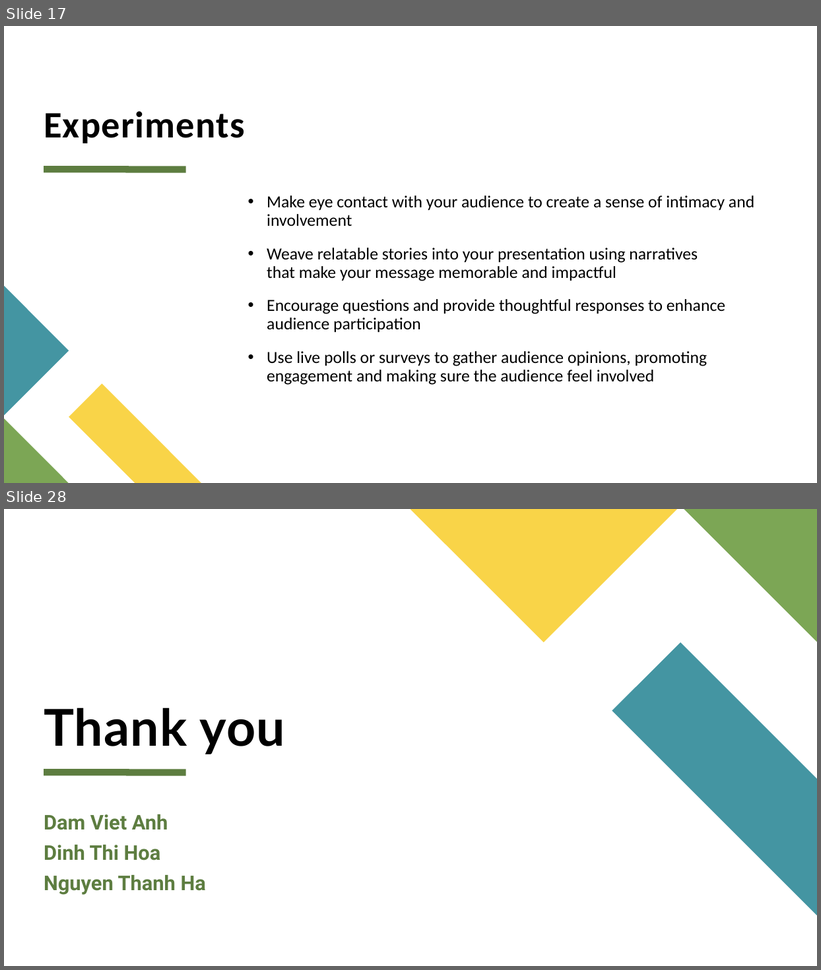
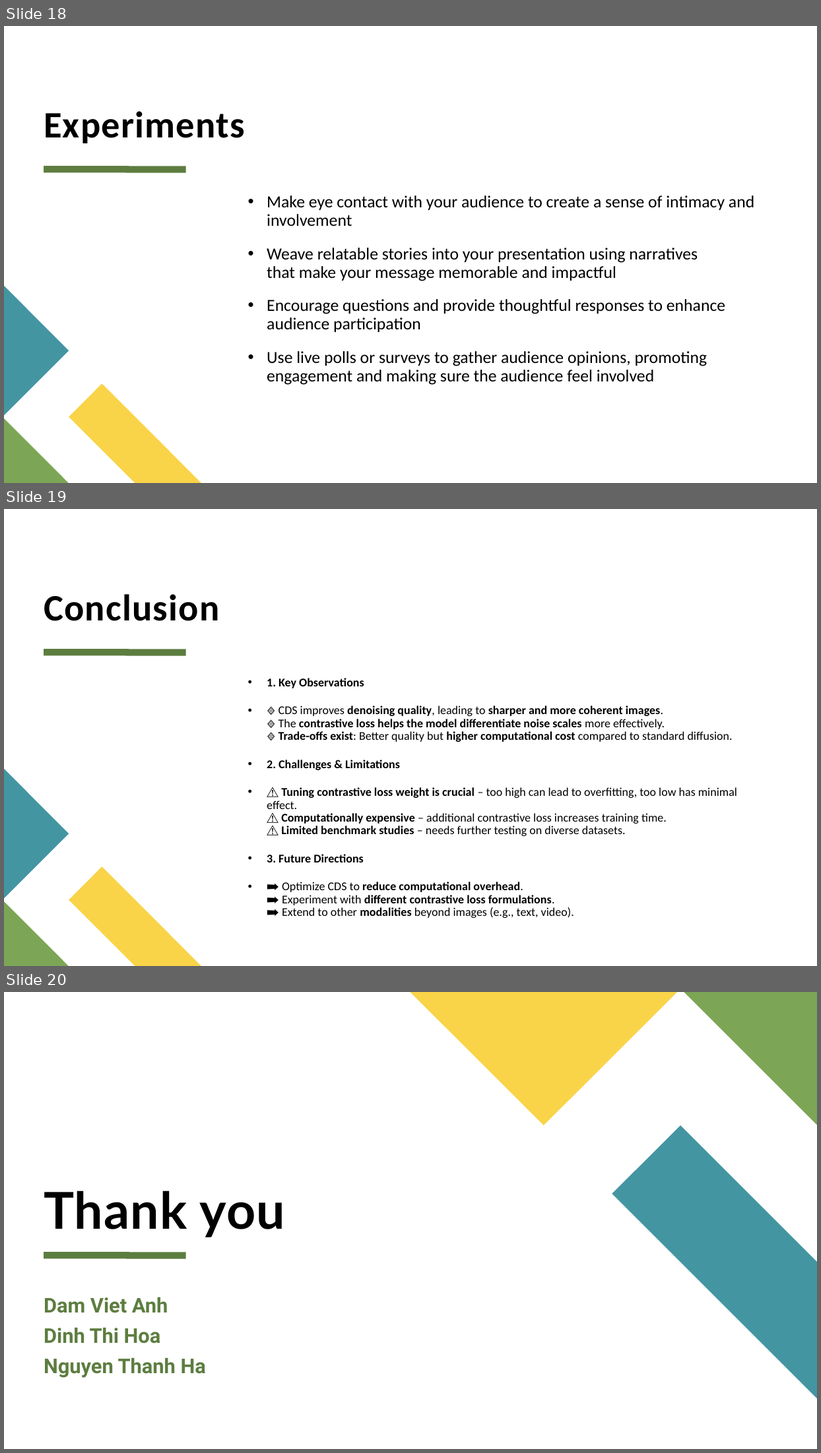
Before and after one commit to Anh26535D/cpp, a slide deck: report_computer_vision.pptx. Shown one above the other, each under a label of ours: slides 17 and 28 before the commit, slides 18, 19 and 20 after it; the slides between them are not shown. The pictures are 821x970 and 821x1453 pixels, drawn with LibreOffice and Linux fonts; fonts in the diff are those of the drawing. Boxes give left, top, right and bottom in pixels: in the first picture for what was removed or moved away, otherwise in the second. Text is boxed around its words. In the diff, an @@ line names an element or a change of style, - is before the commit and + after.

```diff
--- a/report_computer_vision.pptx
+++ b/report_computer_vision.pptx
@@ slide 19 added at [4,509,817,966], background #FFFFFF; not listed: 1 template element that a slide beside it also shows @@
@@ title added at [44,594,219,621], 44 pt, text #000000, bold @@
+Conclusion
@@ text added at [267,678,737,918], 14 pt, text #000000, bold @@
+• 1. Key Observations
+• 🔹 CDS improves denoising quality, leading to sharper and more coherent images.
+  🔹 The contrastive loss helps the model differentiate noise scales more effectively.
+  🔹 Trade-offs exist: Better quality but higher computational cost compared to standard diffusion.
+• 2. Challenges & Limitations
+• ⚠️ Tuning contrastive loss weight is crucial – too high can lead to overfitting, too low has minimal effect.
+  ⚠️ Computationally expensive – additional contrastive loss increases training time.
+  ⚠️ Limited benchmark studies – needs further testing on diverse datasets.
+• 3. Future Directions
+• ➡️ Optimize CDS to reduce computational overhead.
+  ➡️ Experiment with different contrastive loss formulations.
+  ➡️ Extend to other modalities beyond images (e.g., text, video).
@@ freeform shape added at [4,770,69,899], fill #4495A2 @@
@@ freeform shape added at [69,867,201,966], fill #F9D448 @@
@@ freeform shape added at [4,902,69,966], fill #7CA655 @@
@@ what was slide 17 is now slide 18 @@
@@ what was slide 28 is now slide 20 @@
```
Also in this commit, not shown: 1 slide changed, 3 other slides added, 12 slides removed.
